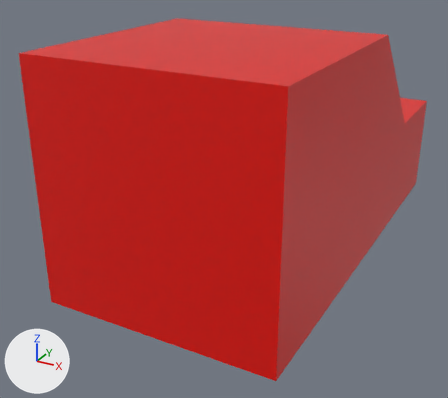
An edit to the Blender file Designs/MainCar.blend, drawn before and after from the same camera.
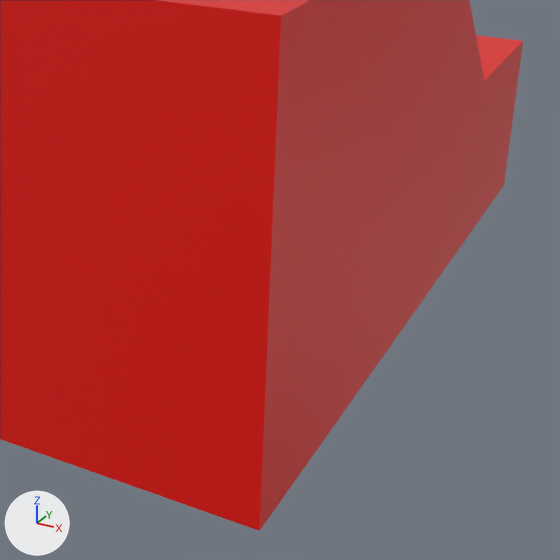
Each version is shown whole from a camera (50 mm lens) standing at (2.3, -6.09, 2.79) and looking at (-0.27, -1.41, 0.46), then close up on the part from 28% to 100% of the width and 19% to 100% of the height. Every picture has the same lights, and +X, +Y and +Z are marked at lower left.

In view in the first close-up: 'MainCar'.
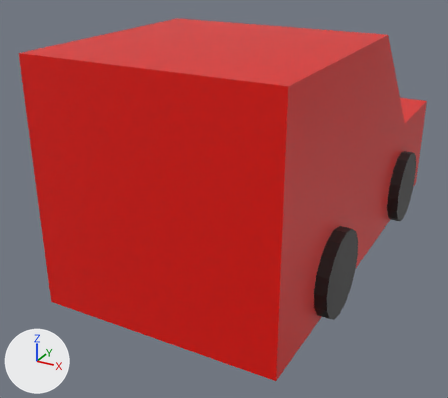
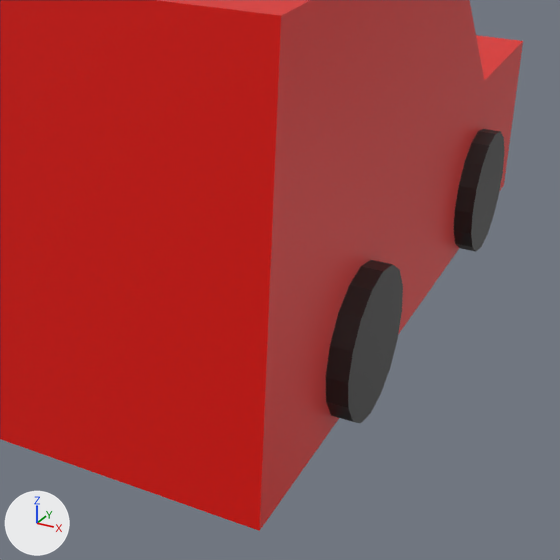
What changed in the scene script:
```text
Add mat_material_tire:
    mat_material_tire = principled_material('Material.Tire')
    mat_material_tire.base_color = (0.0174, 0.0174, 0.0174)  # black #242424
Change me_cube:
    where me_cube.from_pydata(...)  # 16 vertices, 14 faces; spans x -1.0..1.0, y -3.0..1.0, z 0.0..2.0
    used by ob_maincar; location = (0.0, 0.0, 0.0)
    me_cube part 1: a new loose piece, a 16-sided cylinder along x spanning x -1.1..1.1, y -0.36..0.36, z -0.02..0.7, in mat_material_tire (black #242424)
    me_cube part 2: a new loose piece, a 16-sided cylinder along x spanning x -1.1..1.1, y -2.36..-1.64, z -0.02..0.7, in mat_material_tire (black #242424)
    add me_cube.materials.append(mat_material_tire)  # black #242424
```

Location of each change, [x1, y1, x2, y2] in pixels of the close-ups (560 x 560 px):
part 1 of me_cube, added: after [454, 129, 504, 251]
part 2 of me_cube, added: after [326, 260, 403, 423]
